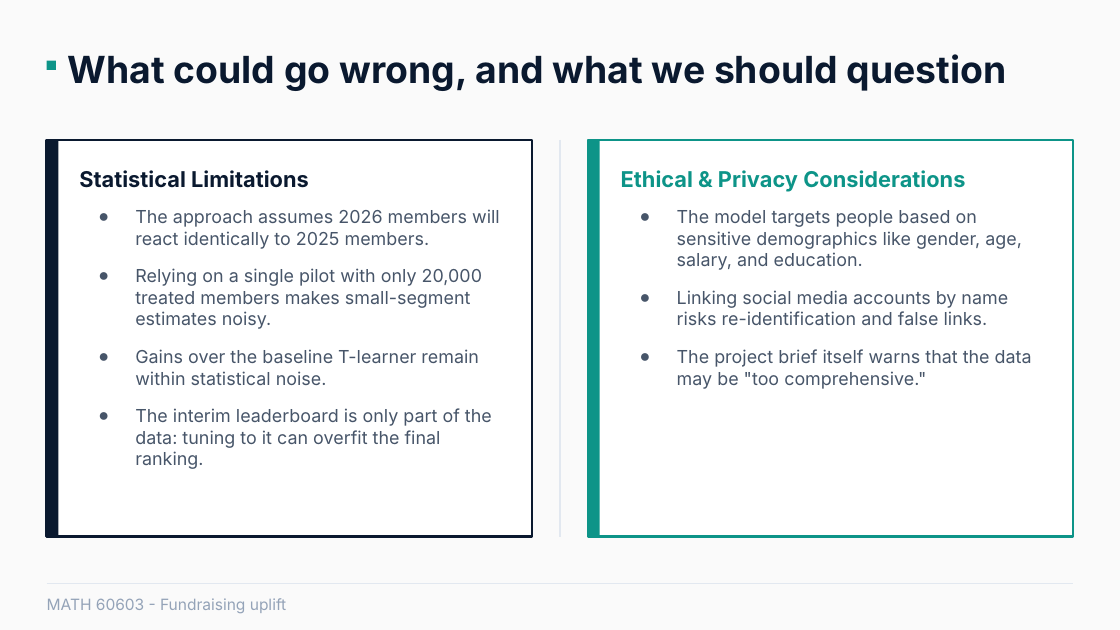
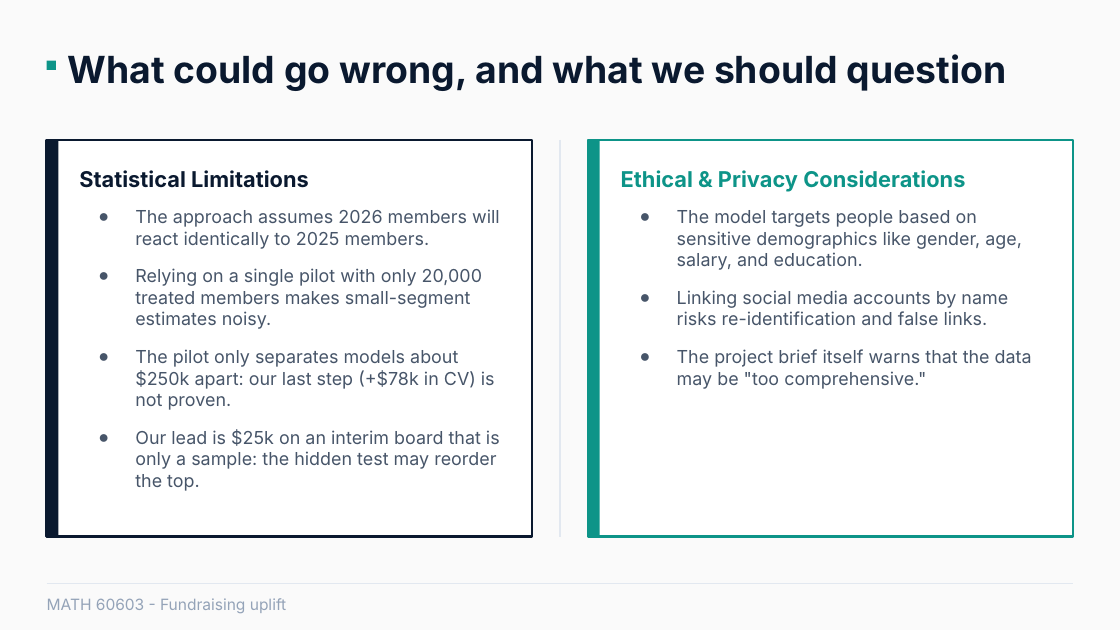
Before and after one commit to JonasRocha189/statistical-learning-project-group, a slide deck: slide 14 of MATH 60603 Statistical Learning - revised.pptx. Drawn at 1120x630 pixels with LibreOffice and Linux fonts; fonts in the diff are those of the drawing. Boxes give left, top, right and bottom in pixels: in the first picture for what was removed or moved away, otherwise in the second. Text is boxed around its words. In the diff, an @@ line names an element or a change of style, - is before the commit and + after.

```diff
--- a/MATH 60603 Statistical Learning - revised.pptx
+++ b/MATH 60603 Statistical Learning - revised.pptx
@@ text at (x1=135, y1=349, x2=500, y2=491): text changed @@
-● Gains over the baseline T-learner remain within statistical noise.
-● The interim leaderboard is only part of the data: tuning to it can overfit the final ranking.
+● The pilot only separates models about $250k apart: our last step (+$78k in CV) is not proven.
+● Our lead is $25k on an interim board that is only a sample: the hidden test may reorder the top.
```
Also in this commit, not shown: 10 other slides changed, 4 other files.
